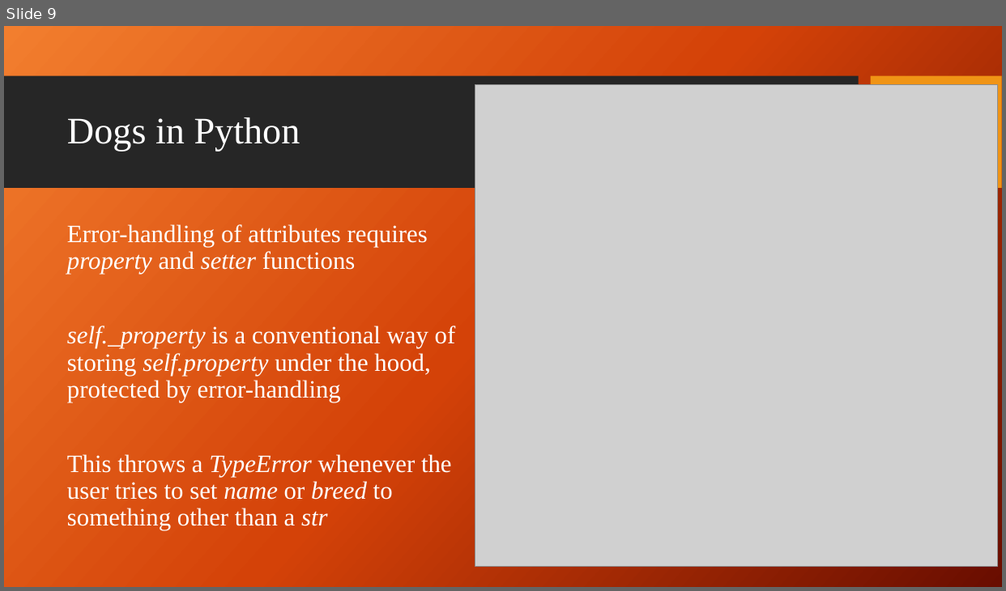
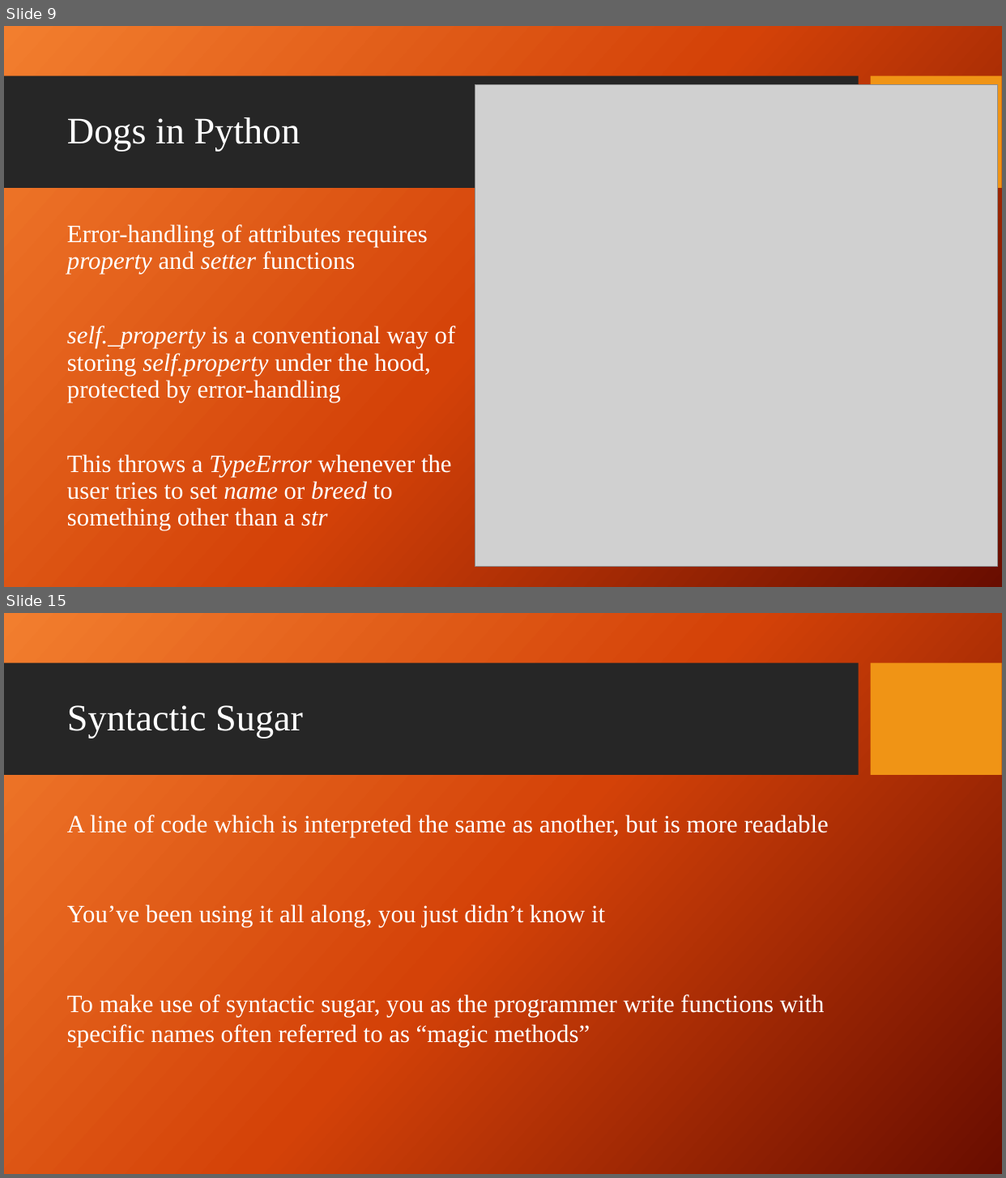
Before and after one commit to giganano/PythonBootcamp, a slide deck: slides/classes.pptx. Shown one above the other, each under a label of ours: slide 9 before the commit, slides 9 and 15 after it; the slides between them are not shown. The pictures are 1006x591 and 1006x1178 pixels, drawn with LibreOffice and Linux fonts; fonts in the diff are those of the drawing; grey boxes stand for pictures; background and template pictures are left out. Boxes give left, top, right and bottom in pixels: in the first picture for what was removed or moved away, otherwise in the second. Text is boxed around its words. In the diff, an @@ line names an element or a change of style, - is before the commit and + after.

```diff
--- a/slides/classes.pptx
+++ b/slides/classes.pptx
@@ slide 15 added at (4,613,1002,1174), background picture (left out); not listed: 2 template elements that a slide beside it also shows @@
@@ title added at (67,705,303,738), 36 pt, text #FFFFFF @@
+Syntactic Sugar
@@ text added at (67,815,829,1047), 24 pt, text #FFFFFF @@
+A line of code which is interpreted the same as another, but is more readable
+You’ve been using it all along, you just didn’t know it
+To make use of syntactic sugar, you as the programmer write functions with specific names often referred to as “magic methods”
```
Also in this commit, not shown: 19 other slides added, 16 other files.
